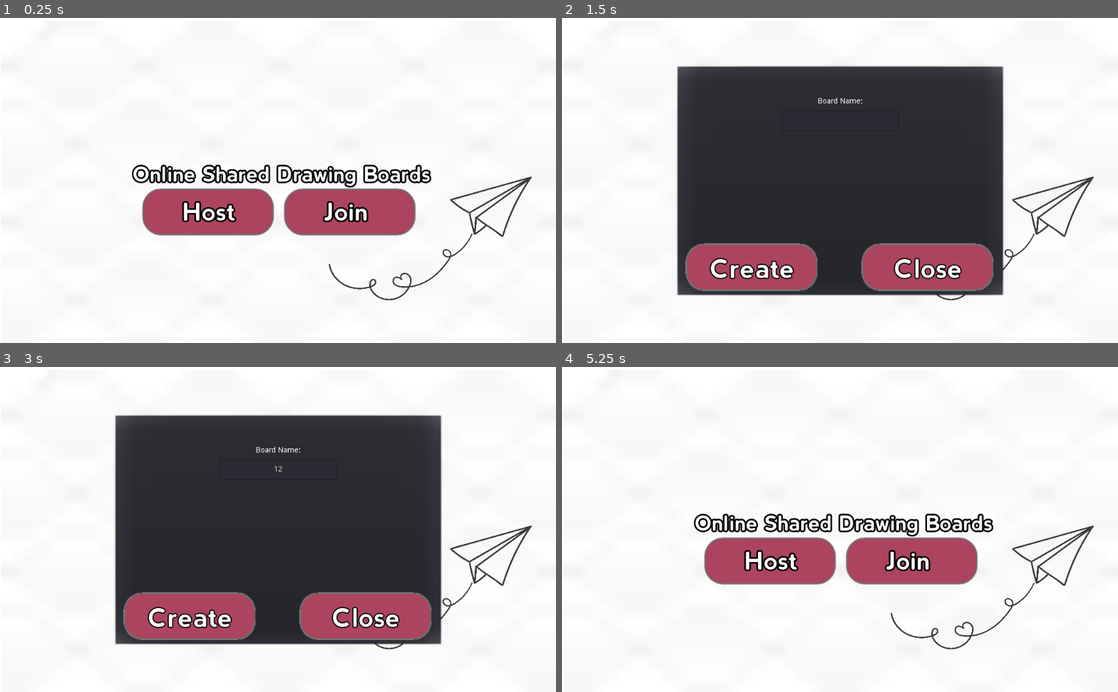
Above: before the commit, frames 1-4 (two rows, left to right).
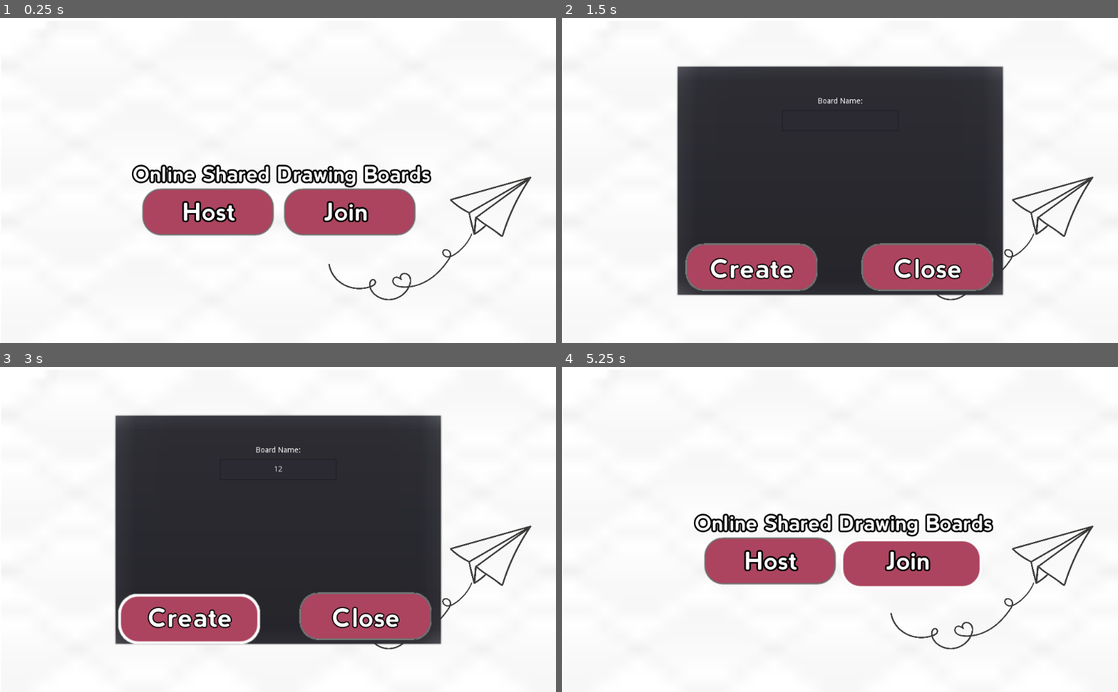
Above: after the commit, the same moments.

Repository: Sketch-Organization/Sketch-
Game: Godot game, scene res://Title.tscn
Same seed, same stepped clock (60 frames per second), same inputs: the game is played once before the commit and once after it. The engine's default icon, where the game draws it, is replaced by a stand-in: a white triangle on a blue panel in a dark square.
Inputs (mouse positions are in pixels of both pictures, inside the frame that each line leads up to):
- Up to frame 1 (0.25 s): no input
- Up to frame 2 (1.5 s): tap Enter at 0.5 s; click "Host" at 1.25 s
- Up to frame 3 (3 s): click (278, 467) at 2.02 s; type "12" at 2.1 s; click "Create" at 2.75 s
- Up to frame 4 (5.25 s): click "Create" at 3.5 s; click "Create" at 4.25 s; click "Join" at 5 s

The runs differ from the first frame. In frame 1, 0.3% of the frame differs, in the area x 59-96%, y 48-87%; in frame 2, 0.2%; in frame 3, 1.2%, in the area x 21-96%, y 48-87%; in frame 4, 1.0%.

Commit message:
Added Click&Hover Features to Buttons

Diff:
--- a/SketchProject/Title.tscn
+++ b/SketchProject/Title.tscn
@@ -1,13 +1,14 @@
-[gd_scene load_steps=13 format=2]
+[gd_scene load_steps=14 format=2]
 
 [ext_resource path="res://sketchbutton.PNG" type="Texture" id=1]
 [ext_resource path="res://BerlinRounded-Bold.otf" type="DynamicFontData" id=2]
 [ext_resource path="res://Little days.ttf" type="DynamicFontData" id=3]
 [ext_resource path="res://diamond-eyes.png" type="Texture" id=4]
 [ext_resource path="res://paperairplane.png" type="Texture" id=5]
-[ext_resource path="res://icon.png" type="Texture" id=6]
 [ext_resource path="res://HostPopup.gd" type="Script" id=7]
 [ext_resource path="res://Title.gd" type="Script" id=8]
+[ext_resource path="res://onhover.PNG" type="Texture" id=9]
+[ext_resource path="res://onclick.PNG" type="Texture" id=10]
 
 [sub_resource type="DynamicFont" id=1]
 size = 150
@@ -54,11 +55,6 @@
 __meta__ = {
 "_edit_use_anchors_": false
 }
-
-[node name="paperairplane" type="Sprite" parent="Background"]
-position = Vector2( 790.28, 402.034 )
-scale = Vector2( 0.186837, 0.170607 )
-texture = ExtResource( 5 )
 
 [node name="TitleLabel" type="Label" parent="."]
 anchor_left = 0.5
@@ -117,7 +113,8 @@
 margin_bottom = 52.479
 mouse_default_cursor_shape = 2
 texture_normal = ExtResource( 1 )
-texture_pressed = ExtResource( 6 )
+texture_pressed = ExtResource( 10 )
+texture_hover = ExtResource( 9 )
 __meta__ = {
 "_edit_use_anchors_": false
 }
@@ -149,7 +146,8 @@
 margin_bottom = 52.479
 mouse_default_cursor_shape = 2
 texture_normal = ExtResource( 1 )
-texture_pressed = ExtResource( 6 )
+texture_pressed = ExtResource( 10 )
+texture_hover = ExtResource( 9 )
 __meta__ = {
 "_edit_use_anchors_": false
 }
@@ -170,6 +168,11 @@
 "_edit_use_anchors_": false
 }
 
+[node name="paperairplane" type="Sprite" parent="Buttons"]
+position = Vector2( 791.782, 101.074 )
+scale = Vector2( 0.186837, 0.170607 )
+texture = ExtResource( 5 )
+
 [node name="HostPopup" type="PopupMenu" parent="."]
 anchor_left = 0.5
 anchor_top = 0.5
@@ -234,7 +237,8 @@
 margin_top = -105.0
 mouse_default_cursor_shape = 2
 texture_normal = ExtResource( 1 )
-texture_pressed = ExtResource( 6 )
+texture_pressed = ExtResource( 10 )
+texture_hover = ExtResource( 9 )
 __meta__ = {
 "_edit_use_anchors_": false
 }
@@ -262,7 +266,8 @@
 margin_right = 281.0
 mouse_default_cursor_shape = 2
 texture_normal = ExtResource( 1 )
-texture_pressed = ExtResource( 6 )
+texture_pressed = ExtResource( 10 )
+texture_hover = ExtResource( 9 )
 __meta__ = {
 "_edit_use_anchors_": false
 }
@@ -347,7 +352,8 @@
 margin_top = -105.0
 mouse_default_cursor_shape = 2
 texture_normal = ExtResource( 1 )
-texture_pressed = ExtResource( 6 )
+texture_pressed = ExtResource( 10 )
+texture_hover = ExtResource( 9 )
 __meta__ = {
 "_edit_use_anchors_": false
 }
@@ -375,7 +381,8 @@
 margin_right = 281.0
 mouse_default_cursor_shape = 2
 texture_normal = ExtResource( 1 )
-texture_pressed = ExtResource( 6 )
+texture_pressed = ExtResource( 10 )
+texture_hover = ExtResource( 9 )
 __meta__ = {
 "_edit_use_anchors_": false
 }
Binary file added: SketchProject/onclick.PNG
Not shown, added: SketchProject/onclick.PNG.import
Binary file added: SketchProject/onhover.PNG
Not shown, added: SketchProject/onhover.PNG.import
Binary file added: SketchProject/sketchbutton2.PNG
Not shown, added: SketchProject/sketchbutton2.PNG.import
Binary file added: SketchProject/sketchbutton3.PNG
Not shown, added: SketchProject/sketchbutton3.PNG.import
